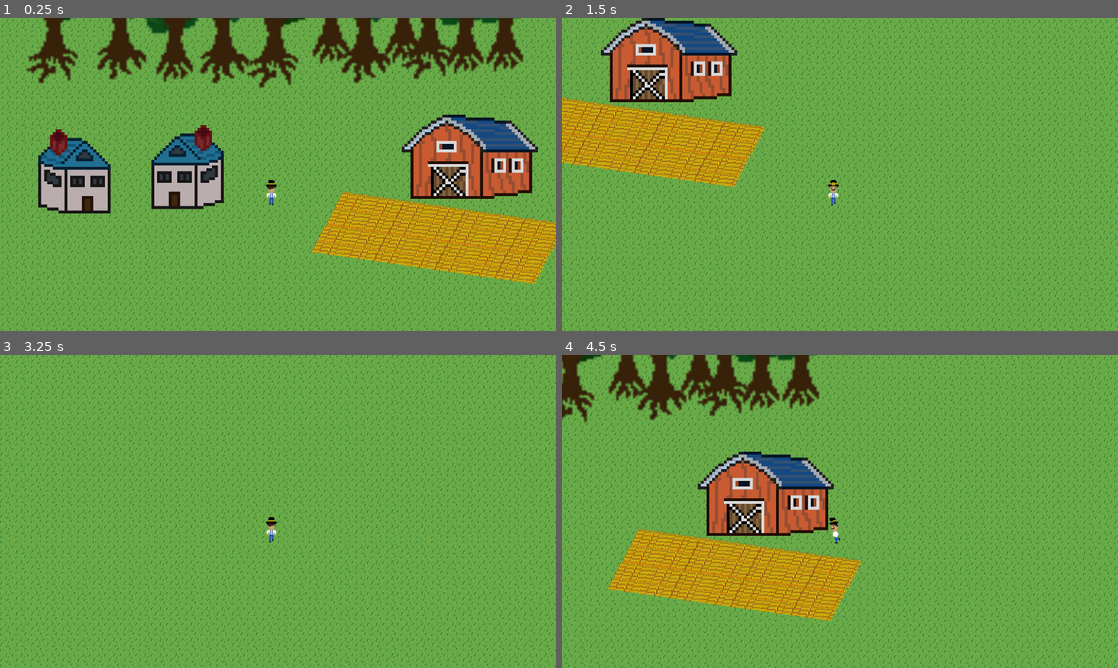
Above: before the commit, frames 1-4 (two rows, left to right).
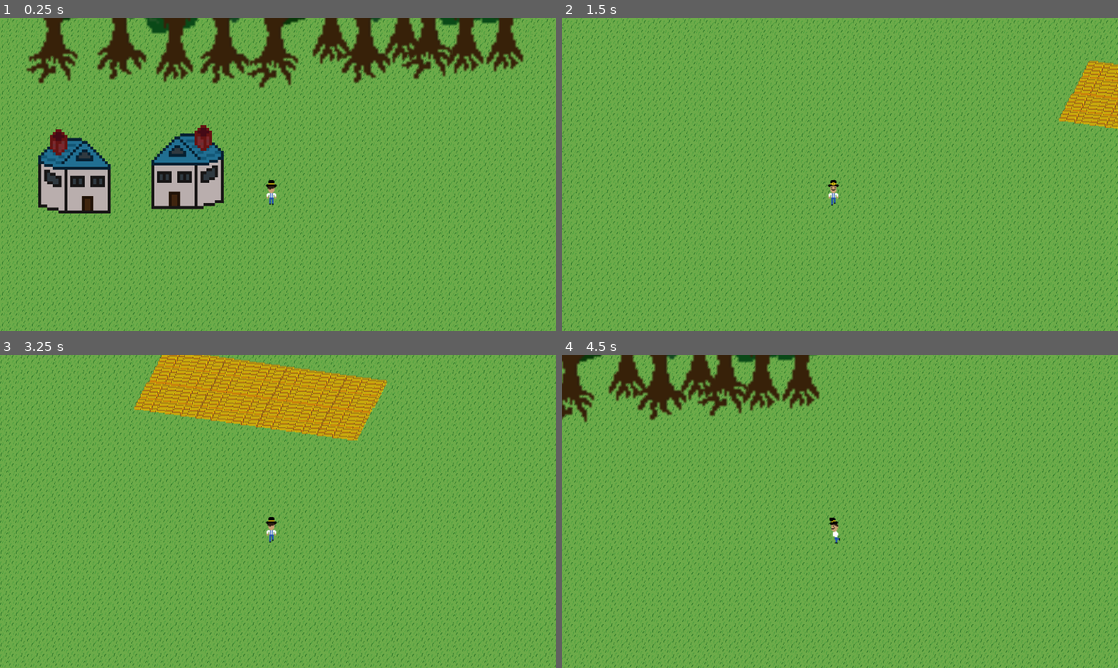
Above: after the commit, the same moments.

Repository: ian-kr/Melon
Game: Godot game, scene res://scenes/levels/town.tscn
The game is run twice, just before and just after one commit, with the same random seed, the same clock (stepped at 60 frames per second) and the same inputs. This scene is started directly instead of the project's main scene.
Inputs:
- Up to frame 1 (0.25 s): no input
- Up to frame 2 (1.5 s): tap Enter at 0.5 s; hold D (right) 0.53-1.28 s; hold S (down) from 1.28 s (still down)
- Up to frame 3 (3.25 s): release S (down) at 2.03 s; hold D (right) 2.03-2.78 s; hold W (up) from 2.78 s (still down)
- Up to frame 4 (4.5 s): release W (up) at 3.53 s; hold A (left) from 3.53 s (still down)

The runs differ from the first frame. In frame 1, 14% of the frame differs, in the area x 56-100%, y 30-85%; in frame 2, 14%, in the area x 0-100%, y 0-54%; in frame 3, 8.2%; in frame 4, 14%.

Commit message:
Moved the barn
the barn is now more like a barn that would were a barm would beacuse it is a barn because its a barn because the barm is a barn and ham

Diff:
--- a/scenes/levels/town.tscn
+++ b/scenes/levels/town.tscn
@@ -39,12 +39,12 @@
 scale = Vector2(0.979897, 0.859365)
 
 [node name="Barn" type="Sprite2D" parent="."]
-position = Vector2(959, 256)
+position = Vector2(2105, 112)
 scale = Vector2(0.75, 0.75)
 texture = ExtResource("3_2xk2g")
 
 [node name="Wheat" type="Sprite2D" parent="."]
-position = Vector2(872, 437)
+position = Vector2(2006, 365)
 scale = Vector2(1.5, 1.5)
 texture = ExtResource("4_p4se6")
 
